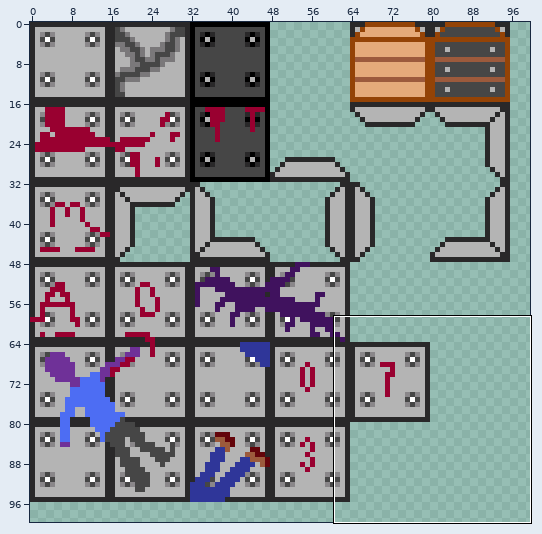
A sprite sheet gets an edit: textures/tiles.png. The picture above shows the old version from afar; the outline marks the close-up.
Close-up. First the earlier version:
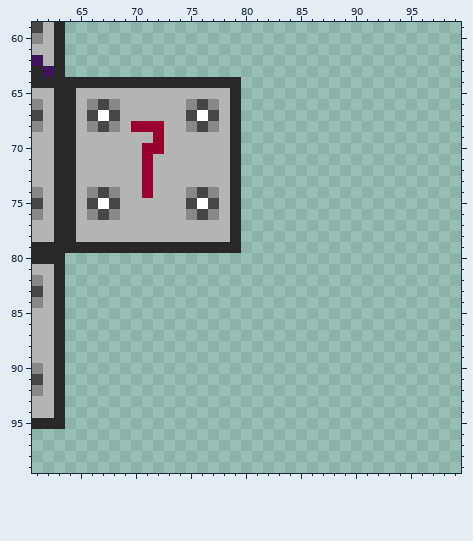
The file is 100x100 pixels. Colours within 5 levels of each other are drawn and written as one. Shown: x 61..99, y 59..99.
Now the later version:
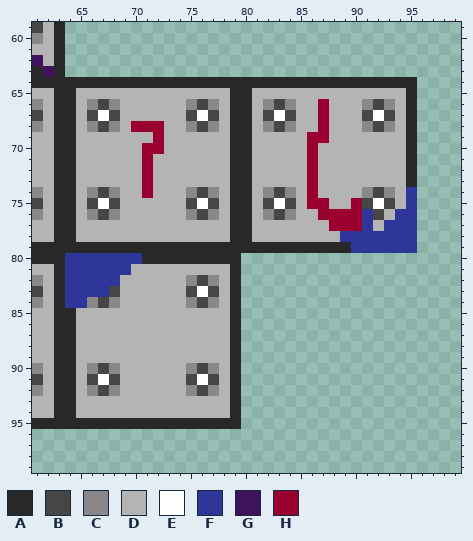
Palette (. is transparent): A #292829  B #464646  C #8a878a  D #b4b4b4  E #ffffff  F #2f3699  G #40125e  H #990030
Edits made:
Changed rows in their new state; - is an unchanged pixel.
first column x 64:
 64 ----------------AAAAAAAAAAAAAAAA
 65 ----------------ADDDDDDDDDDDDDDA
 66 ----------------ADCBCDDHDDDCBCDA
 67 ----------------ADBEBDDHDDDBEBDA
 68 ----------------ADCBCDDHDDDCBCDA
 69 ----------------ADDDDDHHDDDDDDDA
 70 ----------------ADDDDDHDDDDDDDDA
 71 ----------------ADDDDDHDDDDDDDDA
 72 ----------------ADDDDDHDDDDDDDDA
 73 ----------------ADDDDDHDDDDDDDDA
 74 ----------------ADCBCDHDDDDCBCDF
 75 ----------------ADBEBDHHDDHBEBDF
 76 ----------------ADCBCDDHHHHFBDFF
 77 ----------------ADDDDDDDHHHFDFFF
 78 ----------------ADDDDDDDDFFFFFFF
 79 ----------------AAAAAAAAAAFFFFFF
 80 FFFFFFFAAAAAAAAA----------------
 81 FFFFFFDDDDDDDDDA----------------
 82 FFFFFDDDDDDCBCDA----------------
 83 FFFFBDDDDDDBEBDA----------------
 84 FFCBCDDDDDDCBCDA----------------
 85 ADDDDDDDDDDDDDDA----------------
 86 ADDDDDDDDDDDDDDA----------------
 87 ADDDDDDDDDDDDDDA----------------
 88 ADDDDDDDDDDDDDDA----------------
 89 ADDDDDDDDDDDDDDA----------------
 90 ADCBCDDDDDDCBCDA----------------
 91 ADBEBDDDDDDBEBDA----------------
 92 ADCBCDDDDDDCBCDA----------------
 93 ADDDDDDDDDDDDDDA----------------
 94 ADDDDDDDDDDDDDDA----------------
 95 AAAAAAAAAAAAAAAA----------------
Pixel boxes of the changes (left, top, right, bottom) in both close-ups:
added: (65, 77, 417, 429)
